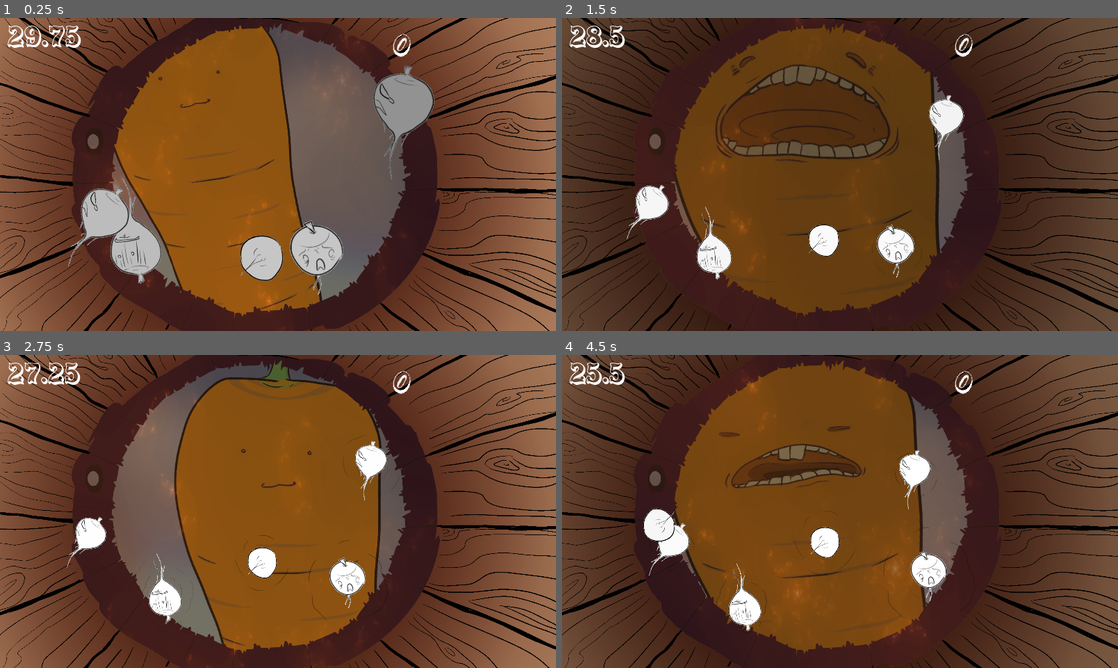
Above: before the commit, frames 1-4 (two rows, left to right).
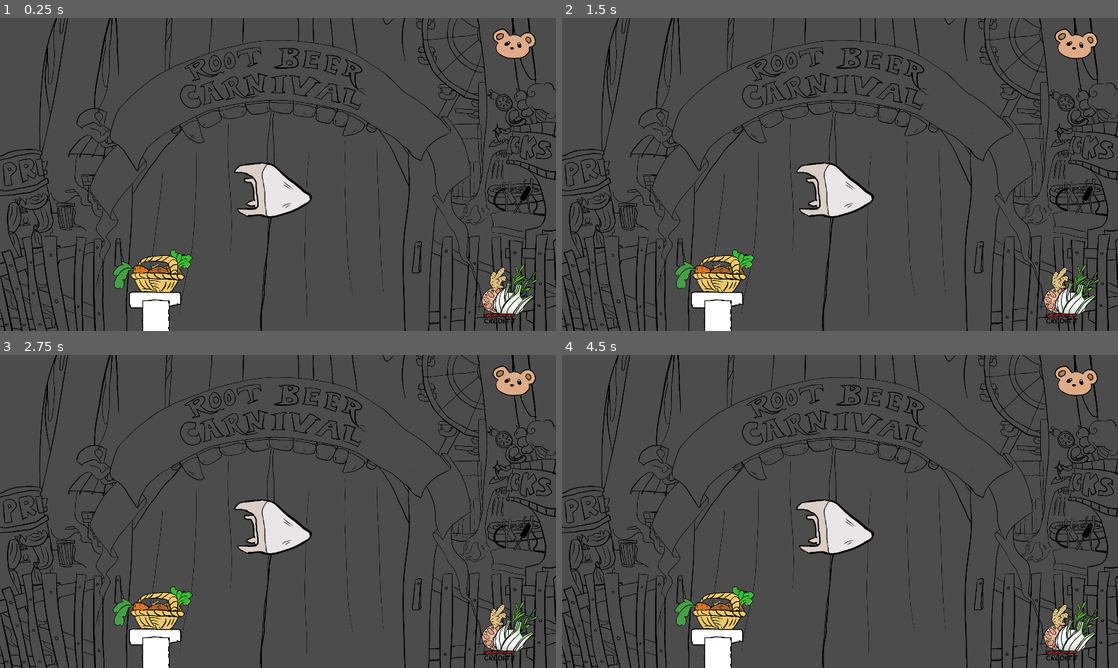
Above: after the commit, the same moments.

Repository: Nopey/carnival
Game: Godot game, scene res://MainMenu/MainMenu.tscn
Same seed, same stepped clock (60 frames per second), same inputs: the game is played once before the commit and once after it. Before the commit the project starts from res://Claw/Game.tscn.
Inputs (mouse positions are in pixels of both pictures, inside the frame that each line leads up to):
- Up to frame 1 (0.25 s): no input
- Up to frame 2 (1.5 s): tap Enter (ui_accept) at 0.5, 0.77 s; move the mouse to (962, 158) at 0.52 s; hold Right (ui_right) 0.53-1.28 s; click (962, 158) at 0.67 s; move the mouse to (728, 190) at 1.27 s; hold Down (ui_down) from 1.28 s (still down); click (728, 190) at 1.42 s
- Up to frame 3 (2.75 s): tap Enter (ui_accept) at 1.52 s; move the mouse to (333, 442) at 2.02 s; release Down (ui_down) at 2.03 s; hold Right (ui_right) from 2.03 s (still down); click (333, 442) at 2.17 s
- Up to frame 4 (4.5 s): move the mouse to (812, 574) at 2.77 s; release Right (ui_right) at 2.78 s; hold Up (ui_up) 2.78-3.53 s; click (812, 574) at 2.92 s; tap Enter (ui_accept) at 3.02, 3.77 s; move the mouse to (1006, 558) at 3.52 s; hold Left (ui_left) from 3.53 s (still down); click (1006, 558) at 3.67 s; move the mouse to (673, 464) at 4.27 s; click (673, 464) at 4.42 s

The runs differ from the first frame. In frame 1, 95% of the frame differs, in the area x 0-100%, y 0-100%; in frame 2, 96%; in frame 3, 98%; in frame 4, 99%.

Commit message:
Make Button reusable, continue main menu

Diff:
--- /dev/null
+++ b/DumbButton.gd
@@ -0,0 +1,16 @@
+extends Area2D
+
+signal pressed
+
+onready var sprite: Texture = $Sprite.texture
+export var hover_sprite: Texture
+
+func _on_hover_start():
+	if hover_sprite:
+		$Sprite.texture = hover_sprite
+func _on_hover_end():
+	$Sprite.texture = sprite
+
+func _on_input_event(_viewport, event, _shape_idx):
+	if event is InputEventMouseButton and event.is_pressed() and event.button_index == BUTTON_LEFT:
+		emit_signal("pressed")
--- /dev/null
+++ b/MainMenu/MainMenu.gd
@@ -0,0 +1,15 @@
+extends Node
+
+onready var claw_game = preload("res://Claw/Game.tscn")
+
+func _on_Play_pressed():
+	get_tree().change_scene_to(claw_game)
+
+func _on_Credits_pressed():
+	pass # Replace with function body.
+
+func _on_CharacterSelect_pressed():
+	pass # Replace with function body.
+
+func _on_Prizes_pressed():
+	pass # Replace with function body.
--- a/MainMenu/MainMenu.tscn
+++ b/MainMenu/MainMenu.tscn
@@ -1,33 +1,28 @@
-[gd_scene load_steps=7 format=2]
+[gd_scene load_steps=12 format=2]
 
 [ext_resource path="res://MainMenu/CSELECTBear.png" type="Texture" id=1]
 [ext_resource path="res://MainMenu/Background.png" type="Texture" id=2]
 [ext_resource path="res://MainMenu/PLAYTooth.png" type="Texture" id=3]
 [ext_resource path="res://MainMenu/CREDITRoot.png" type="Texture" id=4]
 [ext_resource path="res://MainMenu/BasketStand.png" type="Texture" id=5]
-[ext_resource path="res://MainMenu/Play.gd" type="Script" id=6]
+[ext_resource path="res://DumbButton.gd" type="Script" id=6]
+[ext_resource path="res://MainMenu/MainMenu.gd" type="Script" id=7]
+[ext_resource path="res://MainMenu/PLAYToothB.png" type="Texture" id=8]
+[ext_resource path="res://MainMenu/CSELECTBearB.png" type="Texture" id=9]
+[ext_resource path="res://MainMenu/CREDITRootB.png" type="Texture" id=10]
+[ext_resource path="res://Claw/carrot_face_distress.png" type="Texture" id=11]
 
-[node name="MainMenu" type="Node2D"]
+[node name="MainMenu" type="Node"]
+script = ExtResource( 7 )
 
-[node name="Sprite" type="Sprite" parent="."]
+[node name="Background" type="Sprite" parent="."]
 texture = ExtResource( 2 )
 centered = false
-
-[node name="Basket" type="Sprite" parent="."]
-position = Vector2( 529, 1051 )
-texture = ExtResource( 5 )
-
-[node name="CreditRoot" type="Sprite" parent="."]
-position = Vector2( 1774, 945 )
-texture = ExtResource( 4 )
-
-[node name="CselectBear" type="Sprite" parent="."]
-position = Vector2( 1777, 91 )
-texture = ExtResource( 1 )
 
 [node name="Play" type="Area2D" parent="."]
 position = Vector2( 941, 596 )
 script = ExtResource( 6 )
+hover_sprite = ExtResource( 8 )
 
 [node name="Sprite" type="Sprite" parent="Play"]
 scale = Vector2( 1.54688, 1.54688 )
@@ -36,6 +31,52 @@
 [node name="CollisionPolygon2D" type="CollisionPolygon2D" parent="Play"]
 polygon = PoolVector2Array( -35, 83, -8, 92, 91, 62, 135, 30, 132, 15, 43, -49, 4, -89, -37, -98, -118, -88, -131, -67, -125, -59, -95, -58, -70, -48, -70, -43, -92, -43, -98, -37, -85, -30, -73, -30, -64, 2, -64, 30, -89, 41, -85, 50, -59, 60, -124, 59, -115, 75, -83, 89 )
 
+[node name="Credits" type="Area2D" parent="."]
+position = Vector2( 1767, 958 )
+script = ExtResource( 6 )
+hover_sprite = ExtResource( 10 )
+
+[node name="Sprite" type="Sprite" parent="Credits"]
+texture = ExtResource( 4 )
+
+[node name="CollisionPolygon2D" type="CollisionPolygon2D" parent="Credits"]
+polygon = PoolVector2Array( -93, 95, 10, 97, 26, 63, 45, 51, 79, 8, 92, -53, 85, -88, 45, -108, 14, -98, 6, -73, -27, -99, -69, -81, -100, 9 )
+
+[node name="Prizes" type="Area2D" parent="."]
+position = Vector2( 1777, 89 )
+script = ExtResource( 6 )
+hover_sprite = ExtResource( 9 )
+
+[node name="Sprite" type="Sprite" parent="Prizes"]
+texture = ExtResource( 1 )
+
+[node name="CollisionPolygon2D" type="CollisionPolygon2D" parent="Prizes"]
+position = Vector2( 0, -1 )
+polygon = PoolVector2Array( 28, 47, -1, 53, -41, 49, -55, 40, -67, 17, -58, -2, -73, -11, -74, -37, -52, -52, -38, -52, -22, -37, -13, -25, 4, -30, 18, -26, 32, -38, 47, -39, 70, -27, 75, -3, 66, 12, 55, 17, 47, 40 )
+
+[node name="Basket" type="Area2D" parent="."]
+position = Vector2( 527, 1049 )
+script = ExtResource( 6 )
+hover_sprite = ExtResource( 11 )
+
+[node name="Sprite" type="Sprite" parent="Basket"]
+texture = ExtResource( 5 )
+
+[node name="CollisionPolygon2D" type="CollisionPolygon2D" parent="Basket"]
+
 [connection signal="input_event" from="Play" to="Play" method="_on_input_event"]
 [connection signal="mouse_entered" from="Play" to="Play" method="_on_hover_start"]
 [connection signal="mouse_exited" from="Play" to="Play" method="_on_hover_end"]
+[connection signal="pressed" from="Play" to="." method="_on_Play_pressed"]
+[connection signal="input_event" from="Credits" to="Credits" method="_on_input_event"]
+[connection signal="mouse_entered" from="Credits" to="Credits" method="_on_hover_start"]
+[connection signal="mouse_exited" from="Credits" to="Credits" method="_on_hover_end"]
+[connection signal="pressed" from="Credits" to="." method="_on_Credits_pressed"]
+[connection signal="input_event" from="Prizes" to="Prizes" method="_on_input_event"]
+[connection signal="mouse_entered" from="Prizes" to="Prizes" method="_on_hover_start"]
+[connection signal="mouse_exited" from="Prizes" to="Prizes" method="_on_hover_end"]
+[connection signal="pressed" from="Prizes" to="." method="_on_Prizes_pressed"]
+[connection signal="input_event" from="Basket" to="Basket" method="_on_input_event"]
+[connection signal="mouse_entered" from="Basket" to="Basket" method="_on_hover_start"]
+[connection signal="mouse_exited" from="Basket" to="Basket" method="_on_hover_end"]
+[connection signal="pressed" from="Basket" to="." method="_on_CharacterSelect_pressed"]
--- a/MainMenu/Play.gd
+++ /dev/null
@@ -1,34 +0,0 @@
-extends Area2D
-
-
-# Declare member variables here. Examples:
-# var a = 2
-# var b = "text"
-
-
-# Called when the node enters the scene tree for the first time.
-#func _ready():
-#	pass # Replace with function body.
-
-
-# Called every frame. 'delta' is the elapsed time since the previous frame.
-func _process(_delta):
-	pass
-
-
-onready var playteeth = [
-	load("res://MainMenu/PLAYTooth.png"),
-	load("res://MainMenu/PLAYToothB.png")
-]
-func _on_hover_start():
-	$Sprite.texture = playteeth[1]
-
-
-func _on_hover_end():
-	$Sprite.texture = playteeth[0]
-
-onready var claw_game = preload("res://Claw/Game.tscn")
-
-func _on_input_event(_viewport, event, _shape_idx):
-	if event is InputEventMouseButton and event.is_pressed() and event.button_index == BUTTON_LEFT:
-		get_tree().change_scene_to(claw_game)
--- /dev/null
+++ b/PrizeShop/PrizeShop.tscn
@@ -0,0 +1,41 @@
+[gd_scene load_steps=7 format=2]
+
+[ext_resource path="res://DumbButton.gd" type="Script" id=1]
+[ext_resource path="res://MainMenu/CREDITRoot.png" type="Texture" id=2]
+[ext_resource path="res://MainMenu/BasketStand.png" type="Texture" id=3]
+[ext_resource path="res://MainMenu/PLAYTooth.png" type="Texture" id=4]
+[ext_resource path="res://MainMenu/CSELECTBear.png" type="Texture" id=5]
+[ext_resource path="res://MainMenu/Background.png" type="Texture" id=6]
+
+[node name="PrizeShop" type="Node2D"]
+
+[node name="Sprite" type="Sprite" parent="."]
+texture = ExtResource( 6 )
+centered = false
+
+[node name="Basket" type="Sprite" parent="."]
+position = Vector2( 529, 1051 )
+texture = ExtResource( 3 )
+
+[node name="CreditRoot" type="Sprite" parent="."]
+position = Vector2( 1774, 945 )
+texture = ExtResource( 2 )
+
+[node name="CselectBear" type="Sprite" parent="."]
+position = Vector2( 1777, 91 )
+texture = ExtResource( 5 )
+
+[node name="Back" type="Area2D" parent="."]
+position = Vector2( 172, 105 )
+script = ExtResource( 1 )
+
+[node name="Sprite" type="Sprite" parent="Back"]
+scale = Vector2( 1.54688, 1.54688 )
+texture = ExtResource( 4 )
+
+[node name="CollisionPolygon2D" type="CollisionPolygon2D" parent="Back"]
+polygon = PoolVector2Array( -35, 83, -8, 92, 91, 62, 135, 30, 132, 15, 43, -49, 4, -89, -37, -98, -118, -88, -131, -67, -125, -59, -95, -58, -70, -48, -70, -43, -92, -43, -98, -37, -85, -30, -73, -30, -64, 2, -64, 30, -89, 41, -85, 50, -59, 60, -124, 59, -115, 75, -83, 89 )
+
+[connection signal="input_event" from="Back" to="Back" method="_on_input_event"]
+[connection signal="mouse_entered" from="Back" to="Back" method="_on_hover_start"]
+[connection signal="mouse_exited" from="Back" to="Back" method="_on_hover_end"]
--- a/project.godot
+++ b/project.godot
@@ -33,7 +33,7 @@
 [application]
 
 config/name="Carnival"
-run/main_scene="res://Claw/Game.tscn"
+run/main_scene="res://MainMenu/MainMenu.tscn"
 config/icon="res://Claw/turnip_debris2.png"
 
 [audio]
Binary file added: MainMenu/CREDITRootB.png
Not shown, added: MainMenu/CREDITRootB.png.import
Binary file changed: MainMenu/CSELECTBear.png
Binary file added: MainMenu/CSELECTBearB.png
Not shown, added: MainMenu/CSELECTBearB.png.import
